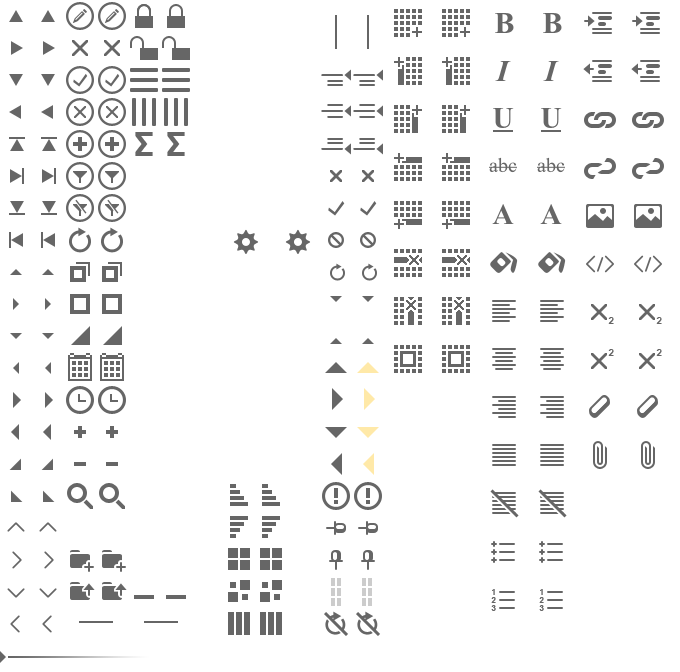
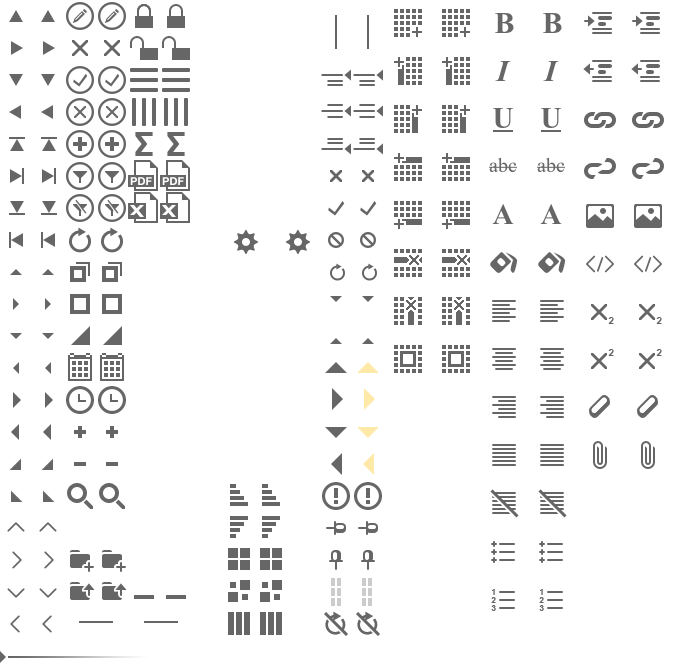
The second (680, 672) image is a revision of the first. Changes to its layers:
added group "Export" with 4 layers above "Cols" over [128, 160, 190, 223]
added layer "excel hover" in group "Export" over [160, 192, 190, 223]
added layer "excel" in group "Export" over [128, 192, 158, 223]
added layer "pdf hover" in group "Export" over [160, 160, 190, 191]
added layer "pdf" in group "Export" over [128, 160, 158, 191]
